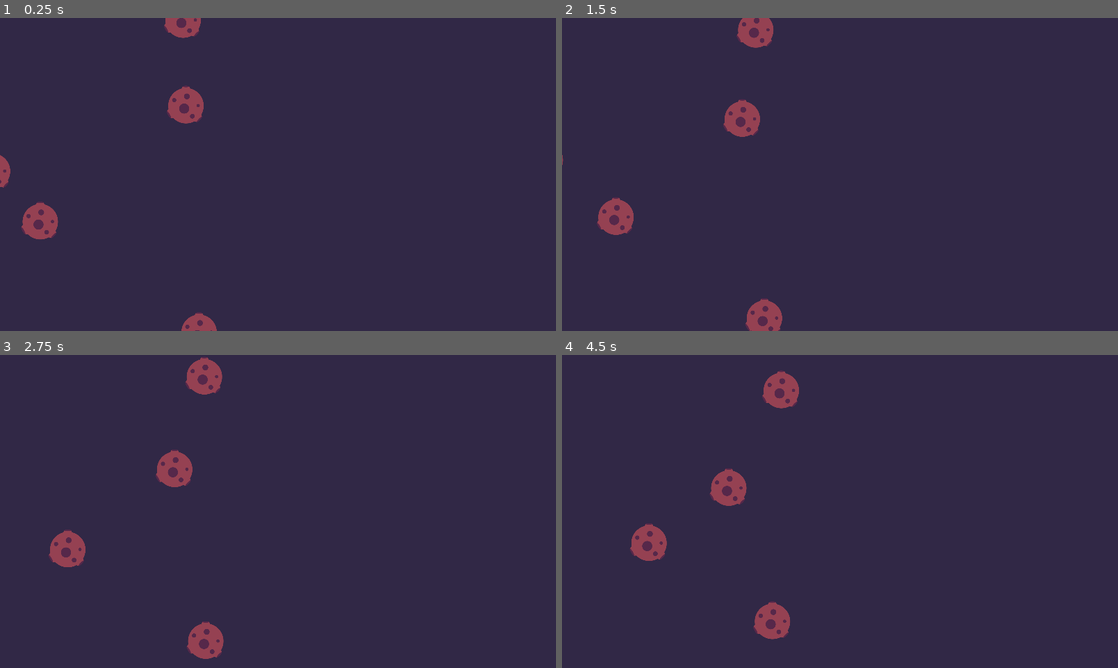
Above: before the commit, frames 1-4 (two rows, left to right).
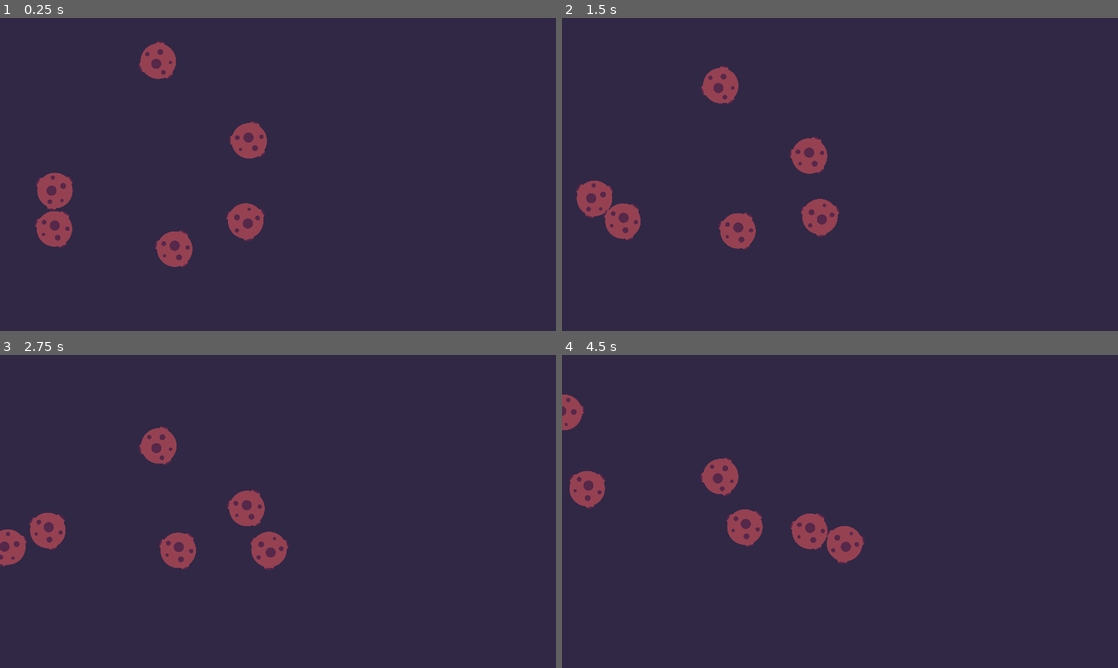
Above: after the commit, the same moments.

Repository: PIWEEK/spacehunters
Game: Godot game, scene res://Objects/RandomAsteroids.tscn
The game is run twice, just before and just after one commit, with the same random seed, the same clock (stepped at 60 frames per second) and the same inputs. This scene is started directly instead of the project's main scene.
Inputs (mouse positions are in pixels of both pictures, inside the frame that each line leads up to):
- Up to frame 1 (0.25 s): no input
- Up to frame 2 (1.5 s): move the mouse to (962, 158) at 0.52 s; hold Right (ui_right) 0.53-1.28 s; hold Right mouse button (fire_secondary_weapon) 0.53-1.28 s; move the mouse to (728, 190) at 1.27 s; hold Down (ui_down) from 1.28 s (still down); click (728, 190) at 1.35 s
- Up to frame 3 (2.75 s): move the mouse to (333, 442) at 2.02 s; release Down (ui_down) at 2.03 s; hold Right (ui_right) from 2.03 s (still down); hold Right mouse button (fire_secondary_weapon) from 2.03 s (still down)
- Up to frame 4 (4.5 s): move the mouse to (812, 574) at 2.77 s; release Right (ui_right) at 2.78 s; release Right mouse button (fire_secondary_weapon) at 2.78 s; hold Up (ui_up) 2.78-3.53 s; click (812, 574) at 2.85 s; move the mouse to (1006, 558) at 3.52 s; hold Right mouse button (fire_secondary_weapon) 3.53-4.28 s; hold Left (ui_left) from 3.53 s (still down); move the mouse to (673, 464) at 4.27 s; click (673, 464) at 4.35 s

The runs differ from the first frame. In frame 1, 5.1% of the frame differs, in the area x 0-48%, y 0-100%; in frame 2, 5.1%; in frame 3, 5.6%, in the area x 0-52%, y 0-98%; in frame 4, 5.3%.

Commit message:
Spawn periodically, rotate, and change velocity to asteroids

Diff:
--- a/Objects/MovingAsteroid.gd
+++ b/Objects/MovingAsteroid.gd
@@ -1,25 +1,30 @@
 extends KinematicBody2D
 
-const SPEED = 20
-const MAX_POSITION = 1000
+const MAX_POSITION = 2500
+const VELOCITY = 3000
+const MIN_VELOCITY = 10
+const MAX_VELOCITY = 100 #20
+const ROTATION_DEGREES = 4
 
 var rnd = RandomNumberGenerator.new()
 var velocity = Vector2()
 
 func _ready():
-    rnd.randomize()
-    velocity.y = rnd.randf_range(-300, 300) # randomizes the x component of the velocity
-    rnd.randomize()
-    velocity.x = rnd.randf_range(-300, 300) # randomizes the y component of the velocity
-    velocity = velocity.normalized() * SPEED
+    set_rotation_degrees(_random_between(0, 360))
 
-    rnd.randomize()
-    global_position.x = rnd.randf_range(-MAX_POSITION, MAX_POSITION)
-    rnd.randomize()
-    global_position.y = rnd.randf_range(-MAX_POSITION, MAX_POSITION)
-    position += velocity * 1
+    velocity.y = _random_between(-VELOCITY, VELOCITY) # randomizes the x component of the velocity
+    velocity.x = _random_between(-VELOCITY, VELOCITY) # randomizes the y component of the velocity
+    velocity = velocity.normalized() * _random_between(MIN_VELOCITY,MAX_VELOCITY)
+
+    global_position.x = _random_between(-MAX_POSITION, MAX_POSITION)
+    global_position.y = _random_between(-MAX_POSITION, MAX_POSITION)
+
+func _process(delta):
+    rotation_degrees += ROTATION_DEGREES * delta
 
 func _physics_process(delta):
     move_and_collide(velocity * delta)
-    move_and_collide(velocity * delta)
-    #position += velocity * delta
+
+func _random_between(minRnd, maxRnd):
+    rnd.randomize()
+    return rnd.randf_range(minRnd, maxRnd)
--- a/Objects/RandomAsteroids.gd
+++ b/Objects/RandomAsteroids.gd
@@ -1,14 +1,29 @@
 extends Node2D
 
-const ASTEROIDS_NUM = 15
+const ASTEROIDS_NUM = 40
 const MOVING_ASTEROID = preload("res://Objects/MovingAsteroid.tscn")
+const TIMER = 30.0 # seconds
+
+var _timer = null
 
 func _ready():
-    loadMovingAsteroids()
+    _spawn_asteroids()
+    _spawn_asteroids_periodically()
 
-func loadMovingAsteroids():
+func _spawn_asteroids_periodically():
+    _timer = Timer.new()
+    add_child(_timer)
+    _timer.connect("timeout", self, "_on_Timer_timeout")
+    _timer.set_wait_time(TIMER)
+    _timer.set_one_shot(false) # Make sure it loops
+    _timer.start()
+
+func _spawn_asteroids():
     for i in range(ASTEROIDS_NUM):
         # create a new instance of an asteroid scene
         var asteroid = MOVING_ASTEROID.instance()
         # add it as a child of this "universe"-node
         add_child(asteroid)
+
+func _on_Timer_timeout():
+    _spawn_asteroids()
